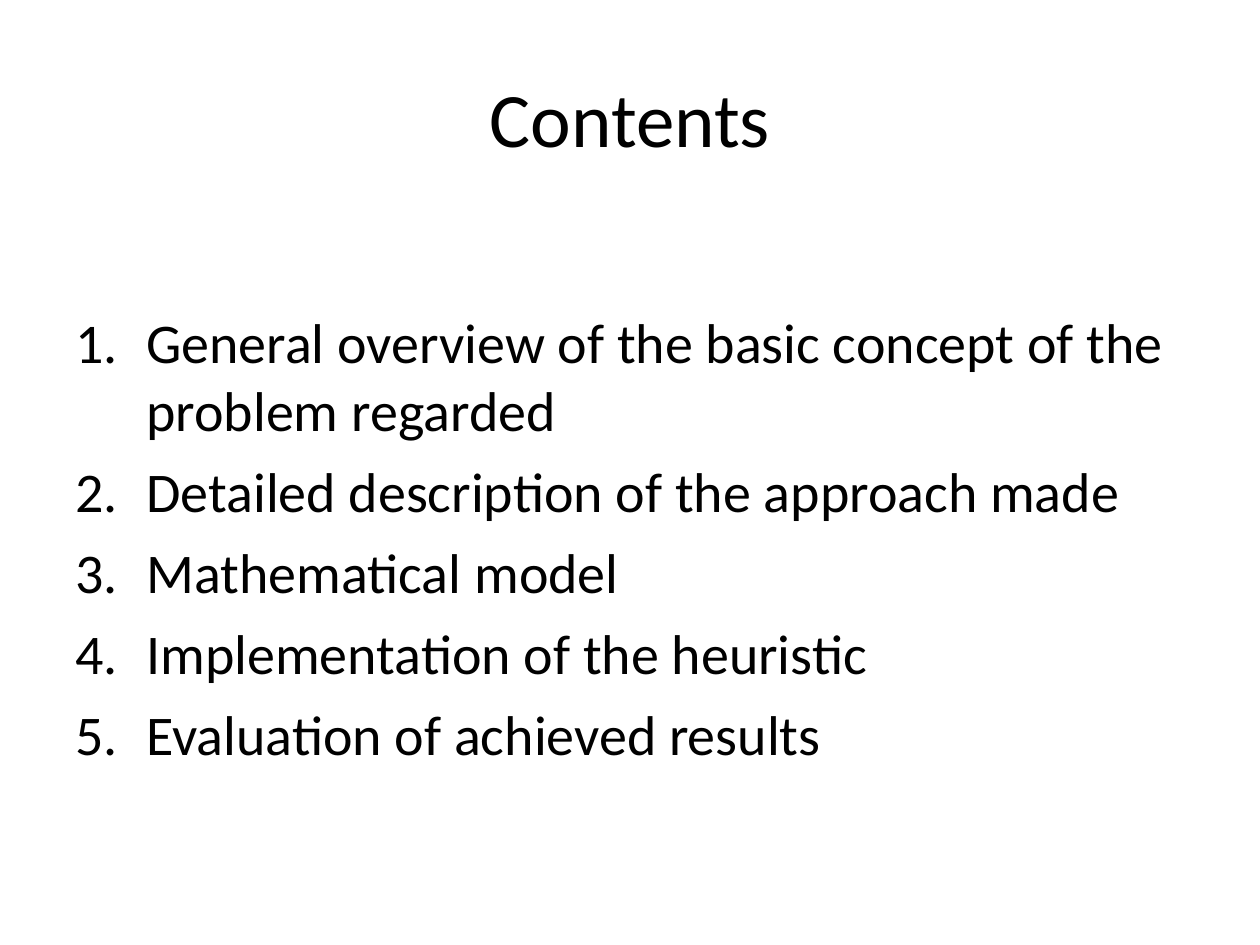
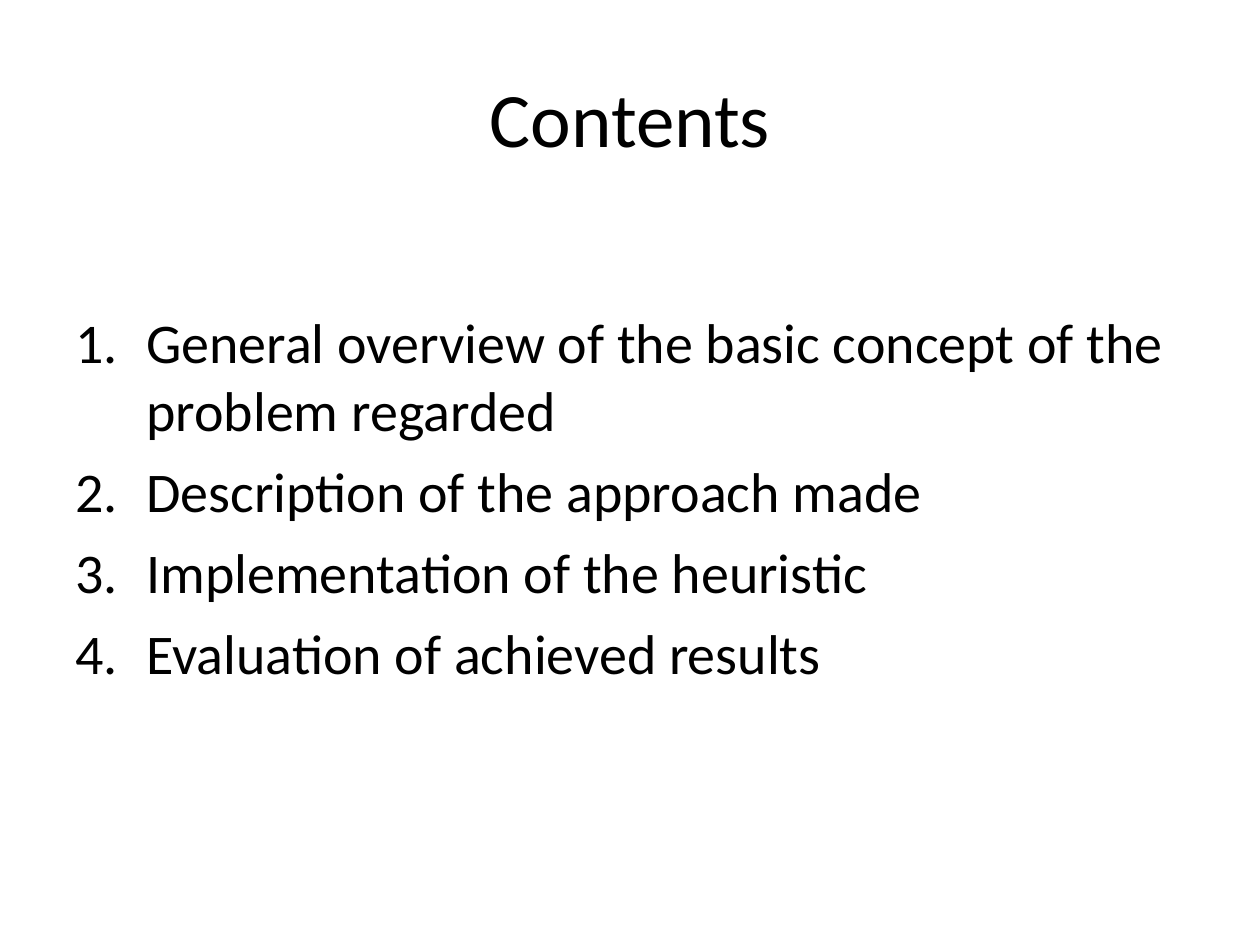
Before and after one commit to Saight/fms, a slide deck: slide 2 of Local Search Algorithms for Scheduling Vehicles in Cyclic.ppt. Drawn at 1260x945 pixels with LibreOffice and Linux fonts; fonts in the diff are those of the drawing. Boxes give left, top, right and bottom in pixels: in the first picture for what was removed or moved away, otherwise in the second. Text is boxed around its words. In the diff, an @@ line names an element or a change of style, - is before the commit and + after.

```diff
--- a/Local Search Algorithms for Scheduling Vehicles in Cyclic.ppt
+++ b/Local Search Algorithms for Scheduling Vehicles in Cyclic.ppt
@@ text at [146,473,922,521]: text changed @@
-2. Detailed description of the approach made
-3. Mathematical model
+2. Description of the approach made
```
Also in this commit, not shown: 5 other slides changed, 2 slides added.
